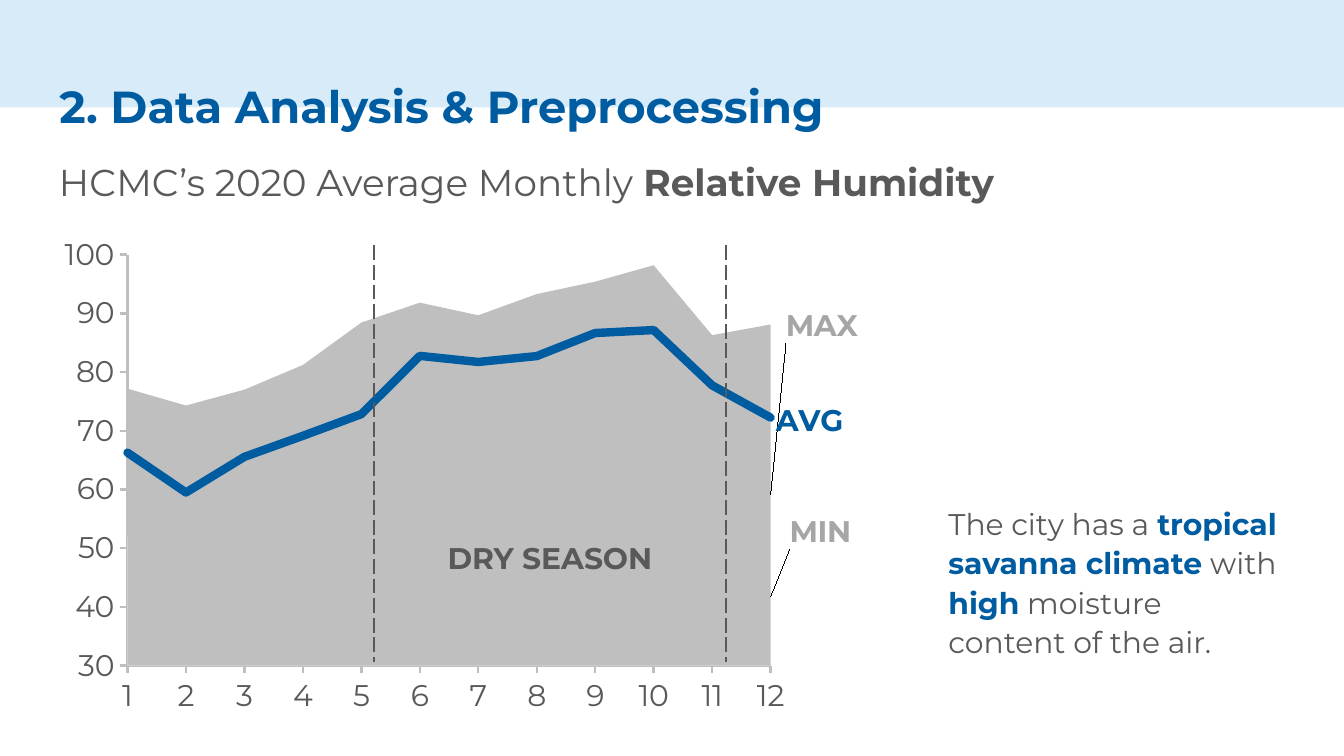
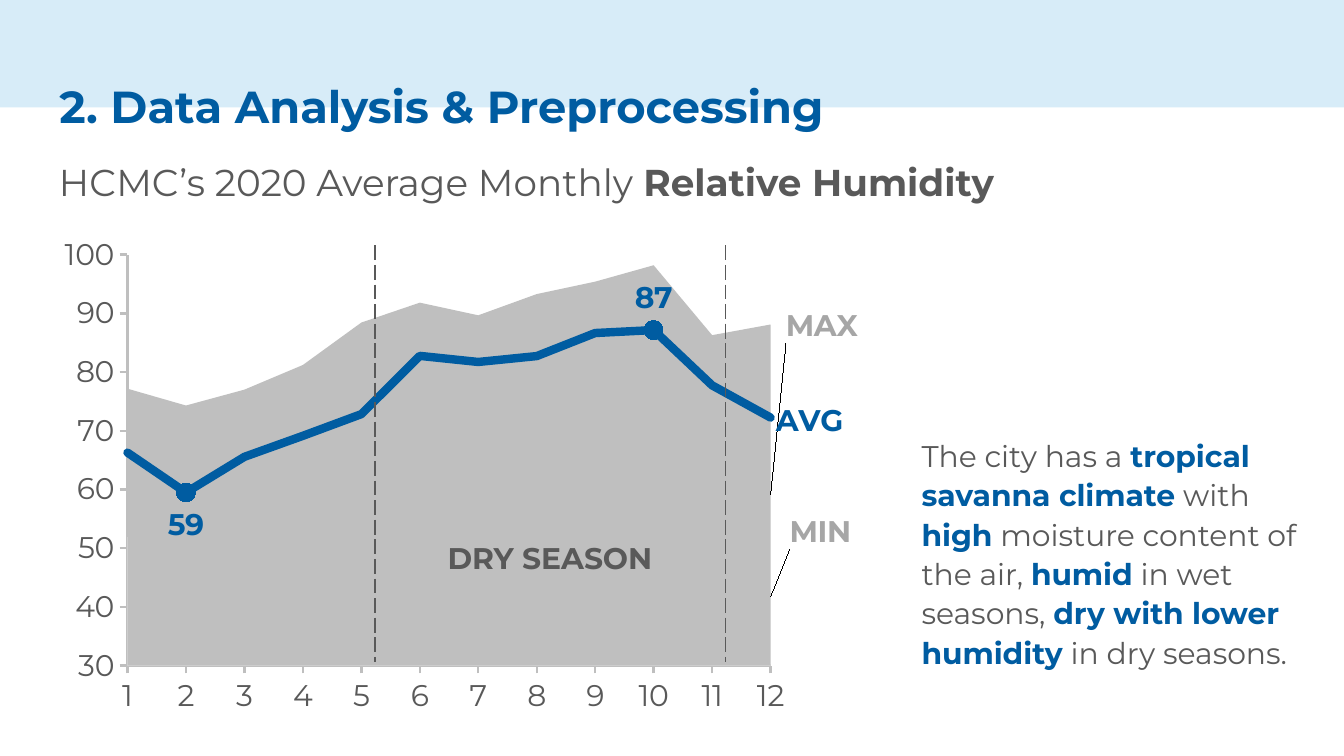
Before and after one commit to haiphan2000/CS114-Machine-Learning, a slide deck: slide 12 of ML slides.pptx. Drawn at 1344x756 pixels with LibreOffice and Linux fonts; fonts in the diff are those of the drawing. Boxes give left, top, right and bottom in pixels: in the first picture for what was removed or moved away, otherwise in the second. Text is boxed around its words. In the diff, an @@ line names an element or a change of style, - is before the commit and + after.

```diff
--- a/ML slides.pptx
+++ b/ML slides.pptx
@@ area chart at (x1=60, y1=184, x2=891, y2=722) @@
-AVG: 66, 59, 66, 69, 73, 83, 82, 83, 87, 87, 78, 72
+AVG: 66.279301, 59.468276, 65.546116, 69.133937, 72.824435, 82.749806, 81.718319, 82.716022, 86.649028, 87.14871, 77.730033, 72.238845
@@ data labels of AVG added @@
@@ table at (x1=375, y1=246, x2=726, y2=663) @@
@@ borders changed @@
@@ text at (x1=922, y1=443, x2=1296, y2=670): text changed @@
-The city has a tropical savanna climate with high moisture content of the air.
+The city has a tropical savanna climate with high moisture content of the air, humid in wet seasons, dry with lower humidity in dry seasons.
```
Also in this commit, not shown: 9 other slides changed, 1 other file.
